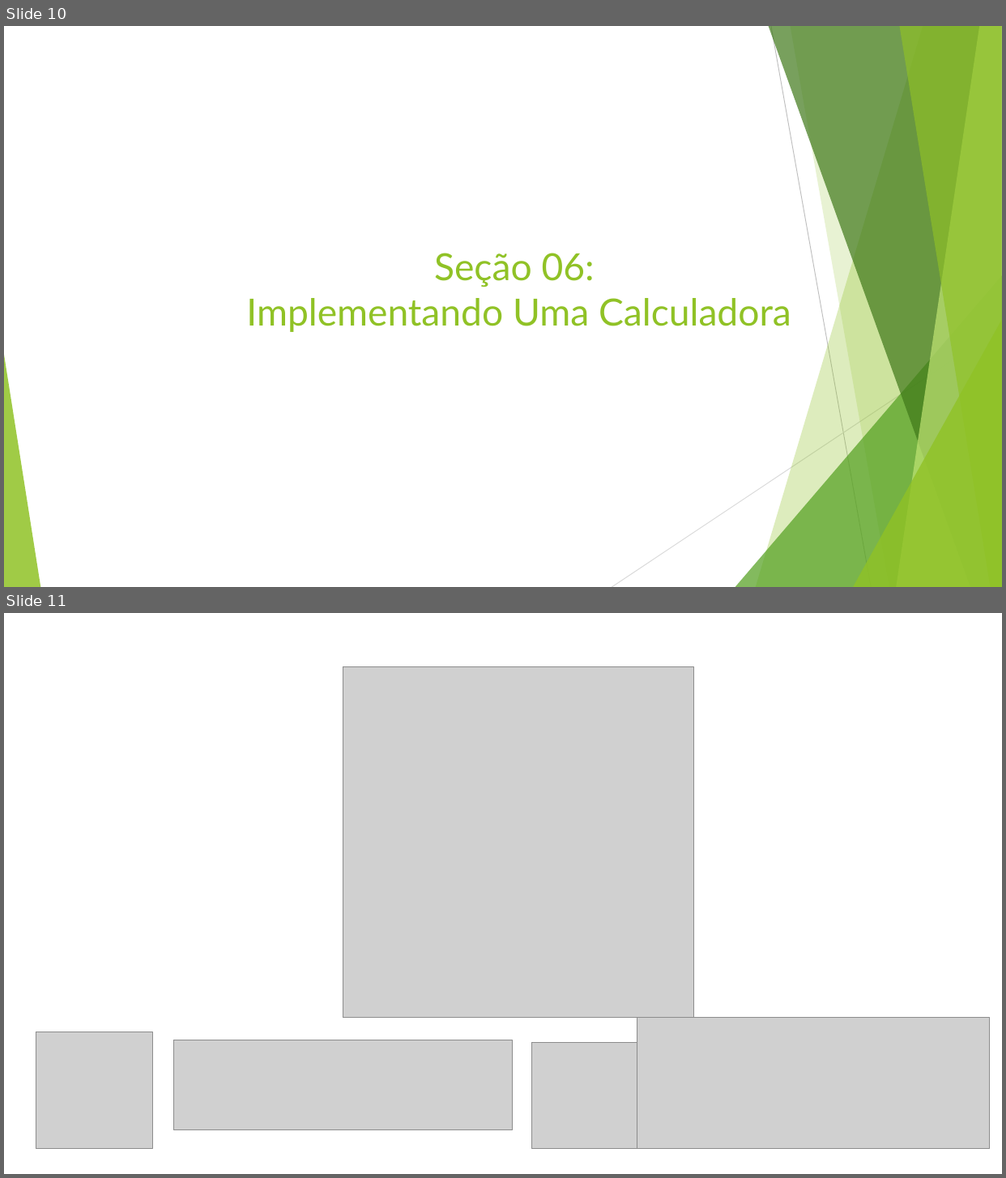
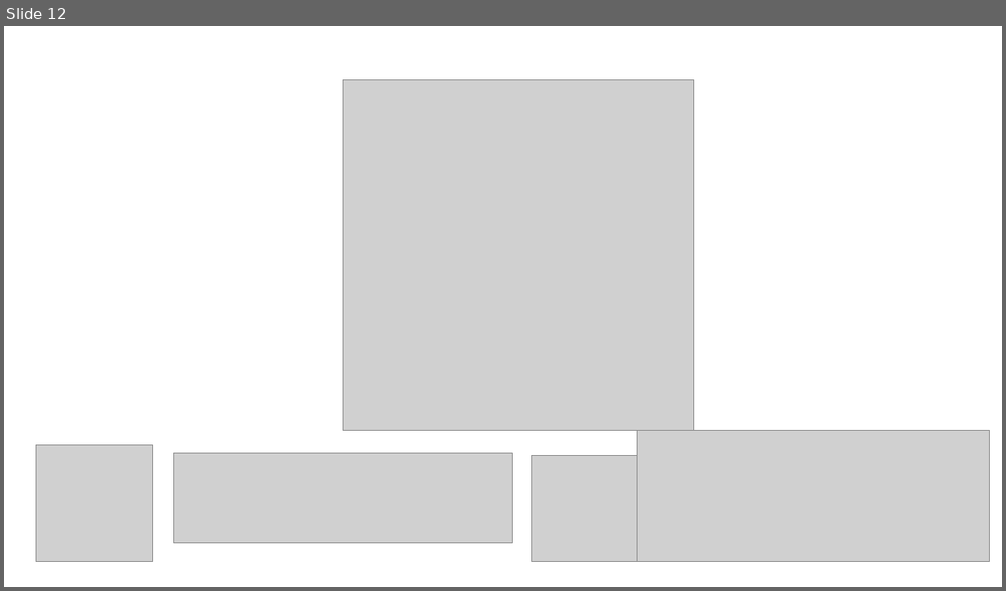
Before and after one commit to leandrocgsi/RestWithASP-NETUdemy, a slide deck: Documents/Building Modern RESTFul API's With ASP.NET Core - Architectural Overview.pptx. Shown one above the other, each under a label of ours: slides 10 and 11 before the commit, slide 12 after it. The pictures are 1006x1178 and 1006x591 pixels, drawn with LibreOffice and Linux fonts; fonts in the diff are those of the drawing; grey boxes stand for pictures. Boxes give left, top, right and bottom in pixels: in the first picture for what was removed or moved away, otherwise in the second. Text is boxed around its words. In the diff, an @@ line names an element or a change of style, - is before the commit and + after.

```diff
--- a/Documents/Building Modern RESTFul API's With ASP.NET Core - Architectural Overview.pptx
+++ b/Documents/Building Modern RESTFul API's With ASP.NET Core - Architectural Overview.pptx
@@ slide 10 removed at (4,26,1002,587), background #FFFFFF @@
@@ title removed at (246,253,791,332) @@
-Seção 06:
-Implementando Uma Calculadora
@@ group removed at (4,26,1002,587): 5 freeform shapes, 3 triangles, 2 lines @@
@@ what was slide 11 is now slide 12 @@
```
Also in this commit, not shown: 3 slides changed, 36 slides added, 11 other slides removed.
